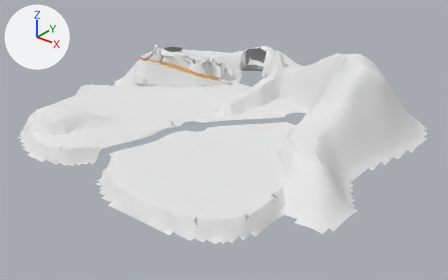
Before and after pictures for a commit that changed the FBX model assets/world/world-finish/world-finish-path.fbx.
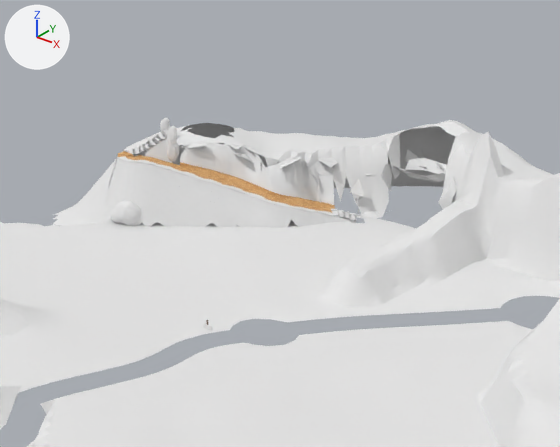
Each version appears first whole from a 50 mm camera at (274.0, -286.0, 179.0) aimed at (27.0, 24.0, -12.0), and next in a close-up on the part from 21% to 68% of the width and 0% to 61% of the height. Lighting does not change. The marker at upper left points along +X, +Y and +Z. The first two pictures are the older version.

Objects in the first close-up: 'W7_CD_Ground__grass', 'W7_CD_Ground__ground', 'W7_CD_Region__cliff_rock', 'W7_CD_Region__grass', 'W7_F_PathFoot__dirt_path', 'W7_F_PathGrass__grass', 'W7_F_PathRocks__cliff_rock', 'W7_F_PathWall__cliff_rock', 'W7_F_Path__dirt_path' and 1 more.
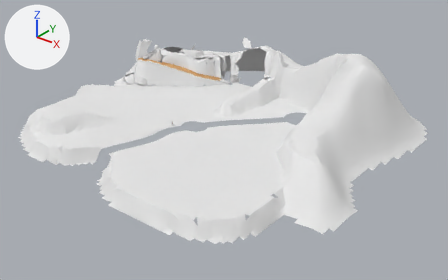
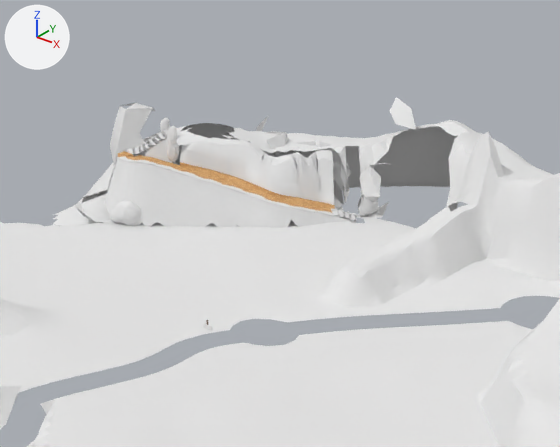
Pixel boxes [x1, y1, x2, y2] of what changed, in the close-ups (560 x 447 px; the box of a moved part takes in the faces that stretch with it):
'W7_F_PathOverRocks__cliff_rock_1718', added
    after: [75, 106, 180, 223]
'W7_CD_Region__cliff_rock', reshaped (not visible afterwards)
    before: [245, 150, 457, 215]
'W7_F_PathOverRocks__cliff_rock_1917', added
    after: [333, 156, 381, 216]
'W7_F_PathOverRocks__cliff_rock_1817', added (mostly hidden)
    after: [214, 117, 351, 221]
'W7_F_PathOverRocks__grass_1916', added
    after: [369, 97, 416, 165]
'W7_F_PathSkin__cliff_rock', added (mostly hidden)
    after: [104, 147, 347, 225]
'W7_F_PathOverRocks__grass_1717', added
    after: [121, 103, 155, 111]
'W7_F_PathOverRocks__grass_1817', added
    after: [272, 147, 298, 156]
part 2 of me_landmarks__grass_001, deleted
    before: [180, 139, 366, 175]
part 3 of me_terrain_ground__grass_003, deleted
    before: [449, 202, 468, 211]
part 4 of me_terrain_ground__grass_003, deleted
    before: [201, 135, 262, 150]
part 5 of me_w7_f_pathwall__cliff_rock, moved or reshaped
    before: [181, 141, 333, 183]
    after: [180, 138, 333, 190]
part 6 of me_terrain_ground__ground_003, deleted
    before: [230, 134, 457, 214]

Patch to the scene script:
```diff
--- a/assets/world/world-finish/world-finish-path.fbx.py
+++ b/assets/world/world-finish/world-finish-path.fbx.py
@@ me_terrain_ground__grass_003 @@
-me_terrain_ground__grass_003.from_pydata(...)  # 3155 vertices, 5559 faces; spans x -114.0..114.0, y -105.0..105.0, z -23.0..23.0
-me_terrain_ground__grass_003.materials.append(mat_w1_grass)  # white #e7e7e7
+me_terrain_ground__grass_003.from_pydata(...)  # 3139 vertices, 5538 faces; spans x -114.0..114.0, y -105.0..105.0, z -23.0..23.0
+# me_terrain_ground__grass_003 part 3: the loose piece of 7 vertices spanning x 9.0..12.0, y 60.0..69.0, z -9.0 is deleted
+# me_terrain_ground__grass_003 part 4
+# 9 vertices are removed from x -72.0..-57.0, y 45.0..54.0, z -3.0..0.0
+# 16 faces are deleted
+me_terrain_ground__grass_003.materials.append(mat_wf_grass)  # white #e7e7e7
@@ me_terrain_ground__ground_003 @@
-me_terrain_ground__ground_003.from_pydata(...)  # 3315 vertices, 5386 faces; spans x -130.0..130.0, y -124.0..124.0, z -28.0..28.0
+me_terrain_ground__ground_003.from_pydata(...)  # 3272 vertices, 5320 faces; spans x -130.0..130.0, y -124.0..124.0, z -28.0..28.0
+# me_terrain_ground__ground_003 part 6
+# 37 vertices are removed from x -70.0..-14.0, y 34.0..80.0, z -15.0..3.0
+# 62 faces are deleted
+# other edits to the shape of me_terrain_ground__ground_003 do not show in these pictures
 me_terrain_ground__ground_003.materials.append(mat_w1_ground)
@@ me_landmarks__grass_001 @@
-me_landmarks__grass_001.from_pydata(...)  # 26 vertices, 12 faces; spans x -37.9..37.9, y -26.1..26.1, z -8.3..8.3
-me_landmarks__grass_001.materials.append(mat_w1_grass)  # white #e7e7e7
+me_landmarks__grass_001.from_pydata(...)  # 5 vertices, 3 faces; spans x -24.8..-20.7, y -26.1..-24.3, z -8.3..-6.7
+# me_landmarks__grass_001 part 2: 6 loose pieces with 21 vertices, spanning x -37.9..37.9, y -25.2..26.1, z -3.0..8.3, are deleted
+me_landmarks__grass_001.materials.append(mat_wf_grass)  # white #e7e7e7
@@ me_landmarks__cliff_rock_002 @@
-me_landmarks__cliff_rock_002.from_pydata(...)  # 207 vertices, 157 faces; spans x -38.8..39.8, y -34.0..34.0, z -12.3..9.7
-me_landmarks__cliff_rock_002.materials.append(mat_w1_cliff_rock)  # white #e7e7e7
+me_landmarks__cliff_rock_002.from_pydata(...)  # 57 vertices, 54 faces; spans x -38.8..37.8, y -34.0..33.0, z -10.7..5.8
+# me_landmarks__cliff_rock_002 part 1: 21 loose pieces with 141 vertices, spanning x -28.5..39.8, y -21.7..34.0, z -12.3..9.7, are deleted
+# other edits to the shape of me_landmarks__cliff_rock_002 do not show in these pictures
+me_landmarks__cliff_rock_002.materials.append(mat_wf_cliff_rock)  # white #e7e7e7
@@ me_w7_f_pathwall__cliff_rock @@
-me_w7_f_pathwall__cliff_rock.from_pydata(...)  # 2247 vertices, 1117 faces; spans x -85.4..-17.8, y 38.8..90.9, z -0.7..25.0
+me_w7_f_pathwall__cliff_rock.from_pydata(...)  # 2289 vertices, 1158 faces; spans x -85.4..-17.8, y 38.8..92.9, z -0.7..25.0
+# me_w7_f_pathwall__cliff_rock part 5: 42 vertices removed from x -65.8..-30.7, y 59.6..90.9, z 14.7..22.9; 84 vertices added at x -67.1..-31.1, y 59.9..92.9, z 14.4..23.2
 me_w7_f_pathwall__cliff_rock.materials.append(mat_wf_cliff_rock)
@@ me_rocks_walls__grass_001 @@
+me_rocks_walls__grass_001.from_pydata([(-6.46, 1.37, 3.85), (-10.12, 5.95, 0.82), (-12.62, -0.24, 4.65), (-16.34, 2.66, 2.45), (-17.46, -2.45, 3.27), (-10.97, -5.95, 4.2)], [], [(0, 1, 2), (1, 3, 2), (3, 4, 2), (5, 0, 2)])
+me_rocks_walls__grass_001.materials.append(mat_wf_grass)  # white #e7e7e7
@@ me_rocks_walls__grass_002 @@
+me_rocks_walls__grass_002.from_pydata([(-2.71, 2.96, -1.57), (4.36, 0.86, -1.17), (4.7, 7.93, 0.51)], [], [(2, 0, 1)])
+me_rocks_walls__grass_002.materials.append(mat_wf_grass)  # white #e7e7e7
@@ ob_w7_f_pathoverrocks__cliff_rock_1718 @@
+ob_w7_f_pathoverrocks__cliff_rock_1718 = bpy.data.objects.new('W7_F_PathOverRocks__cliff_rock_1718', me_rocks_walls__cliff_rock_003)  # 161 vertices, 264 faces; spans x -18.4..18.4, y -15.8..15.8, z -15.8..15.8; in mat_wf_cliff_rock (white #e7e7e7)
+ob_w7_f_pathoverrocks__cliff_rock_1718.location = (-80.2, 51.8, 13.1)
@@ ob_w7_f_pathoverrocks__cliff_rock_1917 @@
+ob_w7_f_pathoverrocks__cliff_rock_1917 = bpy.data.objects.new('W7_F_PathOverRocks__cliff_rock_1917', me_rocks_walls__cliff_rock_005)  # 56 vertices, 54 faces; spans x -10.0..10.0, y -2.6..6.0, z -9.4..9.4; in mat_wf_cliff_rock (white #e7e7e7)
+ob_w7_f_pathoverrocks__cliff_rock_1917.location = (-24.0, 91.9, 7.0)
@@ ob_w7_f_pathoverrocks__grass_1717 @@
+ob_w7_f_pathoverrocks__grass_1717 = bpy.data.objects.new('W7_F_PathOverRocks__grass_1717', me_rocks_walls__grass_001)
+ob_w7_f_pathoverrocks__grass_1717.location = (-78.3, 66.0, 24.7)
@@ ob_w7_f_pathoverrocks__grass_1916 @@
+ob_w7_f_pathoverrocks__grass_1916 = bpy.data.objects.new('W7_F_PathOverRocks__grass_1916', me_rocks_walls__grass_003)  # 15 vertices, 9 faces; spans x -6.2..7.3, y -13.7..13.7, z -11.9..11.9; in mat_wf_grass (white #e7e7e7)
+ob_w7_f_pathoverrocks__grass_1916.location = (-23.5, 107.9, 17.7)
@@ ob_w7_f_pathoverrocks__cliff_rock_1817 @@
+ob_w7_f_pathoverrocks__cliff_rock_1817 = bpy.data.objects.new('W7_F_PathOverRocks__cliff_rock_1817', me_rocks_walls__cliff_rock_004)  # 165 vertices, 204 faces; spans x -19.9..19.9, y -18.9..18.9, z -13.3..13.3; in mat_wf_cliff_rock (white #e7e7e7)
+ob_w7_f_pathoverrocks__cliff_rock_1817.location = (-48.8, 81.1, 9.3)
@@ ob_w7_f_pathskin__cliff_rock @@
+ob_w7_f_pathskin__cliff_rock = bpy.data.objects.new('W7_F_PathSkin__cliff_rock', me_w7_f_pathskin__cliff_rock)  # 228 vertices, 78 faces; spans x -90.1..-26.9, y 41.9..96.0, z -0.7..20.3; in mat_wf_cliff_rock (white #e7e7e7)
+ob_w7_f_pathskin__cliff_rock.location = (0.0, 0.0, 0.0)
@@ ob_w7_f_pathoverrocks__grass_1817 @@
+ob_w7_f_pathoverrocks__grass_1817 = bpy.data.objects.new('W7_F_PathOverRocks__grass_1817', me_rocks_walls__grass_002)
+ob_w7_f_pathoverrocks__grass_1817.location = (-47.0, 80.2, 18.4)
```
